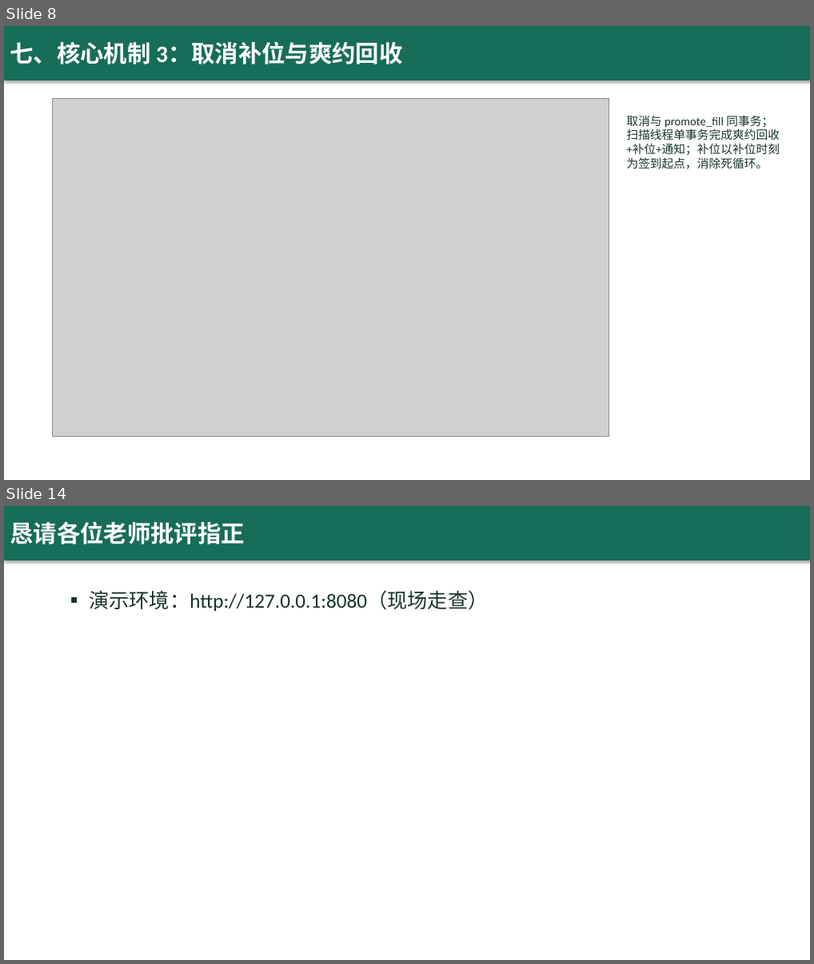
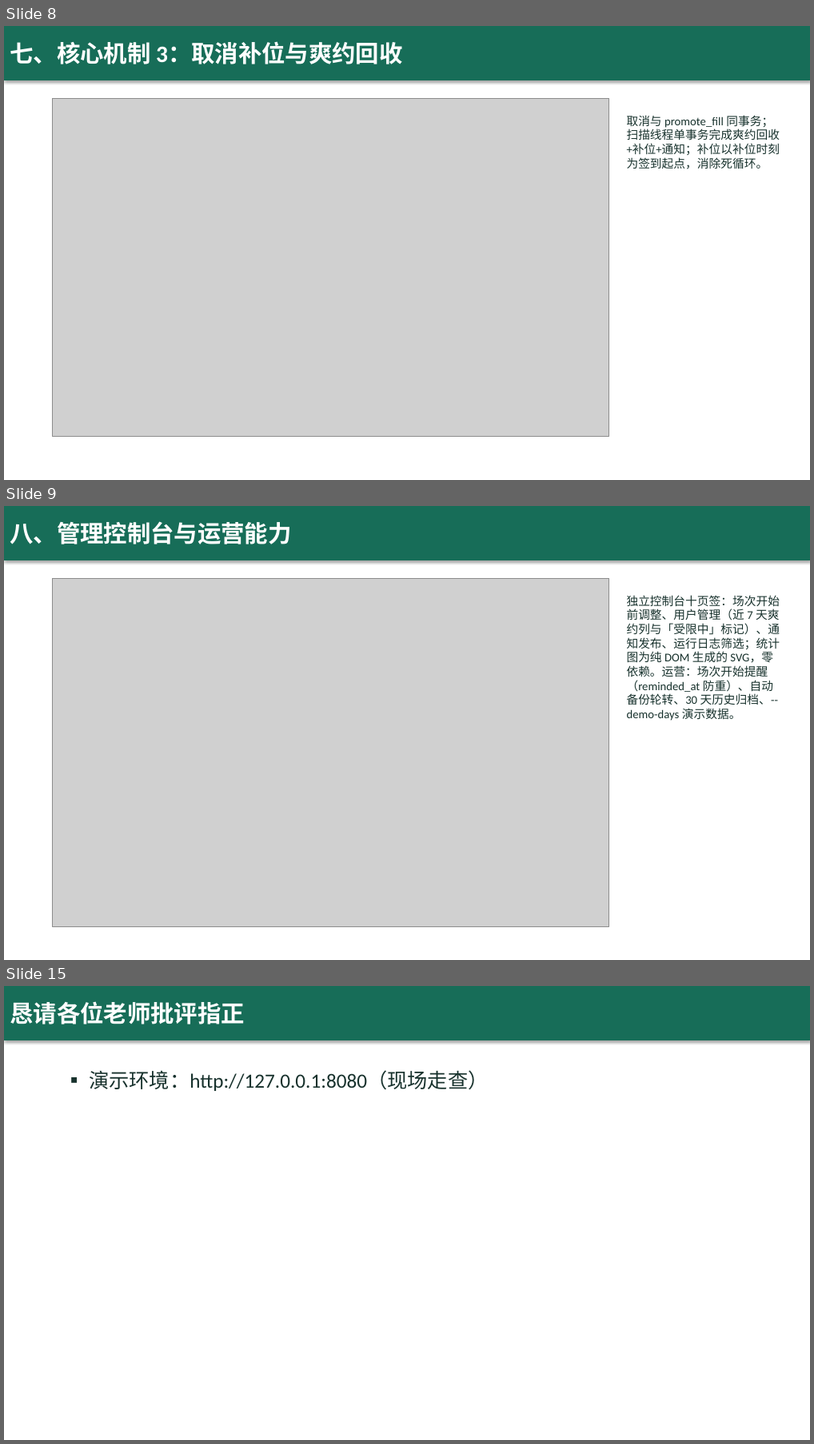
Before and after one commit to yq6666-66/lab-booking-system, a slide deck: docs/thesis/答辩演示.pptx. Shown one above the other, each under a label of ours: slides 8 and 14 before the commit, slides 8, 9 and 15 after it; the slides between them are not shown. The pictures are 814x964 and 814x1444 pixels, drawn with LibreOffice and Linux fonts; fonts in the diff are those of the drawing; grey boxes stand for pictures. Boxes give left, top, right and bottom in pixels: in the first picture for what was removed or moved away, otherwise in the second. Text is boxed around its words. In the diff, an @@ line names an element or a change of style, - is before the commit and + after.

Commit message:
docs: 答辩材料对齐 r12 现实 + 仓库收尾
- 答辩演示.pptx 重制 15 页：验证体系 24 单元/42 集成/三通道 CI（llvm-mingw ASan）、
  新增管理控制台与运营能力页（fig5-1 截图）、BR1-BR11、schema v2→v4、计时旁路 1.07、七例缺陷
- 答辩演示脚本.md：--demo-days 重建演示库前置、新增控制台走查环节、签到改现场实操、收尾数字更新
- figures.py ER 图横幅 schema v3 → v2→v4，重绘插图并重生成论文 docx（54 标题/9 图不变）
- .gitignore 补 *.gcov 与任意层级 .mimosa/；删除 0 字节占位文件

```diff
--- a/docs/thesis/答辩演示.pptx
+++ b/docs/thesis/答辩演示.pptx
@@ slide 9 added at (4, 506, 810, 960), background #FFFFFF @@
@@ rectangle added at (4, 506, 810, 560), fill #176D58, 28 pt, text #FFFFFF, bold @@
+八、管理控制台与运营能力
@@ picture added at (52, 579, 609, 927) @@
@@ text added at (627, 595, 780, 720), 14 pt, text #18322D @@
+独立控制台十页签：场次开始前调整、用户管理（近 7 天爽约列与「受限中」标记）、通知发布、运行日志筛选；统计图为纯 DOM 生成的 SVG，零依赖。运营：场次开始提醒（reminded_at 防重）、自动备份轮转、30 天历史归档、--demo-days 演示数据。
@@ what was slide 14 is now slide 15 @@
```
Also in this commit, not shown: 8 slides changed, 7 other files.
